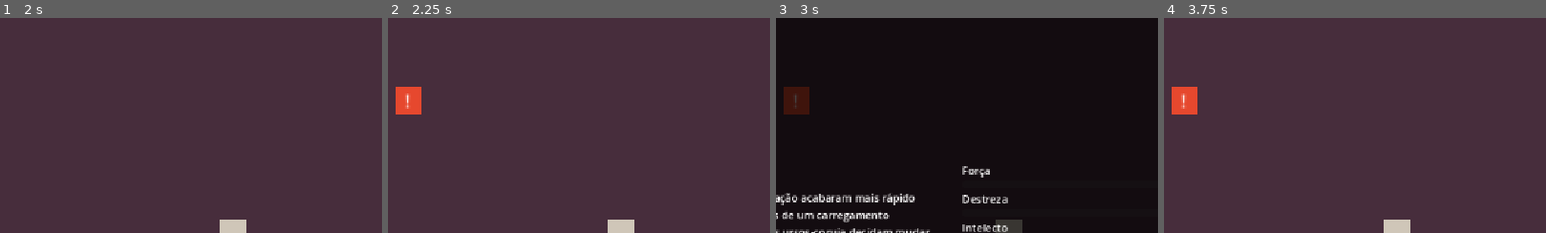
Above: before the commit, frames 1-4 (left to right).
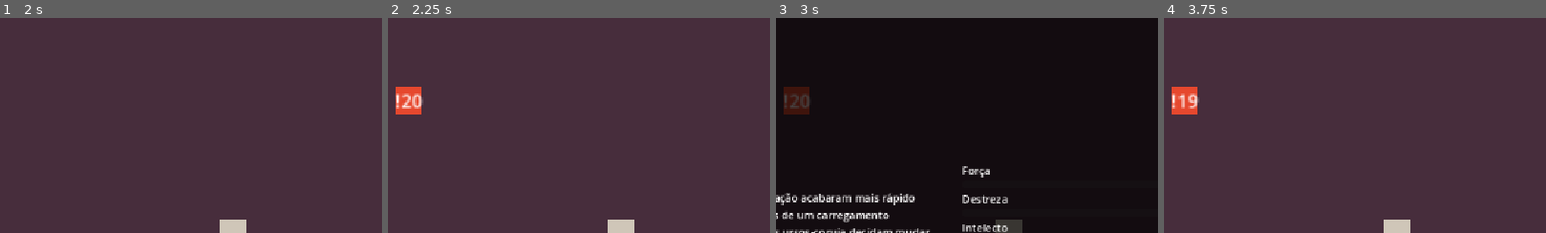
Above: after the commit, the same moments.

Repository: LucasFASouza/Dispacho
Game: Godot game, scene res://scenes/game.tscn
Same seed, same stepped clock (60 frames per second), same inputs: the game is played once before the commit and once after it.
Inputs (mouse positions are % of the whole screen's width and height, from its top left):
- Up to frame 1 (2 s): tap Enter at 0.5 s; move the mouse to (72, 45) at 0.52 s; click (72, 45) at 0.67 s; tap Space at 1.25 s; move the mouse to (30, 55) at 1.27 s; click (30, 55) at 1.42 s
- Up to frame 2 (2.25 s): tap Enter at 2 s; move the mouse to (60, 28) at 2.02 s; click (60, 28) at 2.17 s
- Up to frame 3 (3 s): tap Space at 2.75 s; move the mouse to (22, 19) at 2.77 s; click (22, 19) at 2.92 s
- Up to frame 4 (3.75 s): click "Voltar" at 3.5 s
The pictures show only the part of the screen within x 20-70%, y 0-50%; the shares and areas given below are measured in that part.

Frame 1 is identical in both runs. In frame 2, 0.3% of the frame differs, in the area x 2-10%, y 35-43%; in frame 3, 0.2%; in frame 4, 0.3%.

Commit message:
Add deadline management to missions; update mission countdown logic and enhance deadline handling.

Diff:
--- a/scenes/mission.tscn
+++ b/scenes/mission.tscn
@@ -33,9 +33,9 @@
 anchors_preset = 15
 anchor_right = 1.0
 anchor_bottom = 1.0
-offset_left = -4.0
-offset_top = -4.0
-offset_right = 18.857141
+offset_left = -9.0
+offset_top = -3.9999998
+offset_right = 42.42857
 offset_bottom = 19.0
 grow_horizontal = 2
 grow_vertical = 2
--- a/scripts/game.gd
+++ b/scripts/game.gd
@@ -25,6 +25,7 @@
 var mission_queue := [
 	{
 		"spawn_time": 2.0,
+		"deadline": 20.0,
 		"position": Vector2(-64, -40),
 		"text": "Parece que os sacos de ra\u00e7\u00e3o acabaram mais r\u00e1pido essa semana. Precisamos de um carregamento emergencial antes que os ursos-coruja decidam mudar sua dieta.",
 		"total_threshold": 6,
@@ -32,6 +33,7 @@
 	},
 	{
 		"spawn_time": 8.0,
+		"deadline": 20.0,
 		"position": Vector2(64, 32),
 		"text": "Um viajante relatou ter visto luzes estranhas na floresta. Precisamos investigar antes que isso atraia curiosos indesejados.",
 		"total_threshold": 5,
@@ -39,6 +41,7 @@
 	},
 	{
 		"spawn_time": 15.0,
+		"deadline": 10.0,
 		"position": Vector2(0, 48),
 		"text": "Os aldeoes estao em panico. Um som gutural ecoa do pântano toda meia-noite. Alguem precisa ir convencer eles de que é inofensivo.",
 		"total_threshold": 7,
@@ -58,6 +61,7 @@
 	mission.mission_text = data["text"]
 	mission.total_score_threshold = data["total_threshold"]
 	mission.attribute_thresholds = data["attr_thresholds"]
+	mission.deadline_seconds = data["deadline"]
 	mission.position = data["position"]
 	missions_root.add_child(mission)
 	mission.selected.connect(_on_mission_selected.bind(mission))
@@ -86,6 +90,7 @@
 	unit.members = unit_members
 	units_root.add_child(unit)
 	unit.arrived.connect(_on_unit_arrived.bind(unit, mission))
+	mission.resolved.connect(_on_mission_resolved.bind(unit))
 
 	mission.set_interactable(false)
 	unit.go_to(mission.global_position)
@@ -93,11 +98,10 @@
 
 
 func _on_unit_arrived(unit: Unit, mission: Mission) -> void:
+	if not is_instance_valid(mission) or mission.expired:
+		return
 	_set_member_states(unit.members, "IN_MISSION")
-	if is_instance_valid(mission):
-		mission.resolved.connect(_on_mission_resolved.bind(unit))
-		mission.start_resolve(unit.members)
-	else:
+	if not mission.start_resolve(unit.members):
 		_finish_unit(unit, false)
 
 
--- a/scripts/mission.gd
+++ b/scripts/mission.gd
@@ -8,6 +8,7 @@
 @export var attribute_thresholds: Dictionary = {}
 @export var resolve_seconds: float = 3.0
 @export var feedback_seconds: float = 2.0
+@export var deadline_seconds: float = 30.0
 
 signal resolved(success: bool)
 
@@ -16,8 +17,17 @@
 
 var _interactable := true
 var _resolve_members: Array = []
-var _countdown: float = 0.0
+var _resolve_countdown: float = 0.0
 var _resolving: bool = false
+var _deadline_countdown: float = 0.0
+var _deadline_active: bool = false
+var expired: bool = false
+
+func _ready() -> void:
+	if deadline_seconds > 0:
+		_deadline_countdown = deadline_seconds
+		_deadline_active = true
+		set_process(true)
 
 func set_interactable(v: bool) -> void:
 	_interactable = v
@@ -25,24 +35,42 @@
 	if collision:
 		collision.disabled = !v
 
-	if !v:
-		label.text = "..."
-
-func start_resolve(members: Array) -> void:
+func start_resolve(members: Array) -> bool:
+	if expired:
+		return false
+	_deadline_active = false
 	_resolve_members = members
-	_countdown = resolve_seconds
+	_resolve_countdown = resolve_seconds
 	_resolving = true
 	set_process(true)
+	return true
 
 func _process(delta: float) -> void:
-	if not _resolving:
-		return
-	_countdown -= delta
-	label.text = str(ceili(_countdown))
-	if _countdown <= 0.0:
-		_resolving = false
-		set_process(false)
-		_do_resolve()
+	if _resolving:
+		_resolve_countdown -= delta
+		label.text = "..." + str(ceili(_resolve_countdown))
+		if _resolve_countdown <= 0.0:
+			_resolving = false
+			set_process(false)
+			_do_resolve()
+
+	elif _deadline_active:
+		_deadline_countdown -= delta
+		label.text = "!" + str(ceili(_deadline_countdown))
+		if _deadline_countdown <= 0.0:
+			_deadline_active = false
+			set_process(false)
+			_on_deadline_expired()
+
+func _on_deadline_expired() -> void:
+	expired = true
+	_interactable = false
+	input_pickable = false
+	if collision:
+		collision.disabled = true
+	label.text = "X("
+	get_tree().create_timer(feedback_seconds).timeout.connect(queue_free)
+	resolved.emit(false)
 
 func _do_resolve() -> void:
 	var totals := {}
